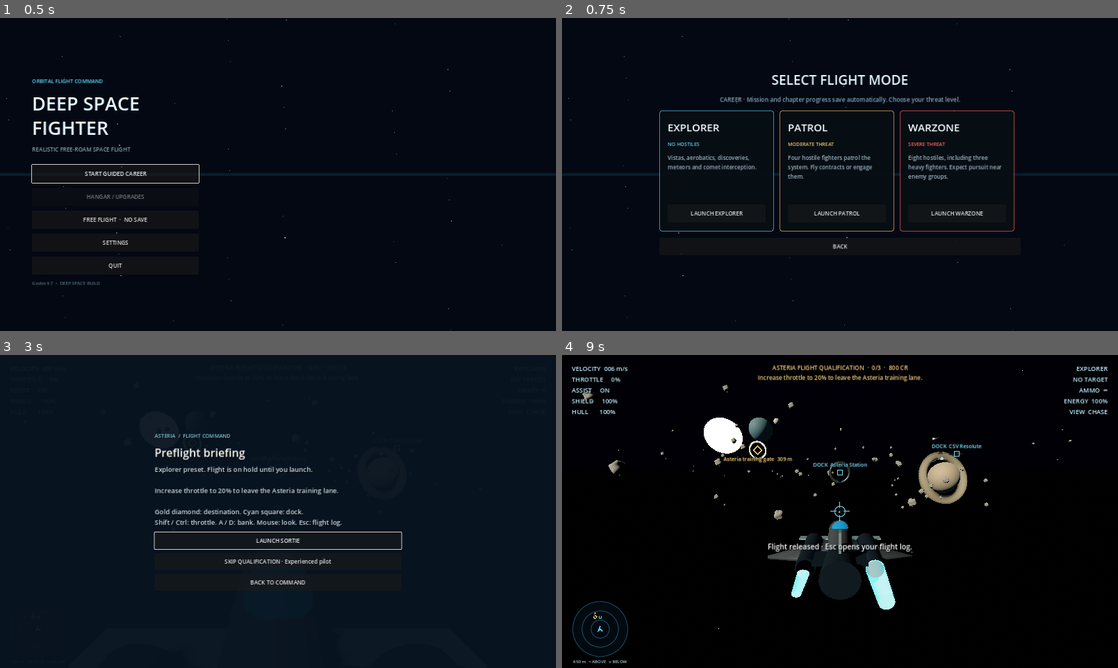
Above: before the commit, frames 1-4 (two rows, left to right).
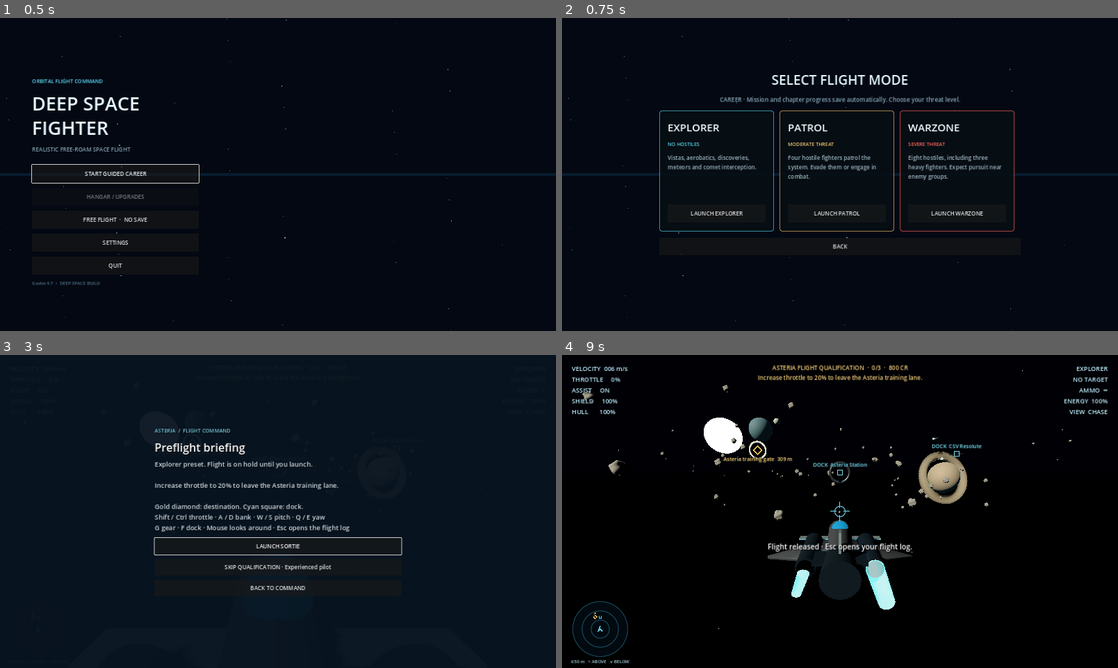
Above: after the commit, the same moments.

Repository: tanmayrastogi57/deep-space-fighter
Game: Godot game, scene res://scenes/main.tscn
The game is run twice, just before and just after one commit, with the same random seed, the same clock (stepped at 60 frames per second) and the same inputs.
Inputs:
- Up to frame 1 (0.5 s): no input
- Up to frame 2 (0.75 s): click "START GUIDED CAREER" at 0.5 s
- Up to frame 3 (3 s): click "BACK" at 1.25 s; click "START GUIDED CAREER" at 2 s; click "LAUNCH EXPLORER" at 2.75 s
- Up to frame 4 (9 s): click "BACK TO COMMAND" at 3.5 s; click "START GUIDED CAREER" at 4.25 s; click "START GUIDED CAREER" at 5 s; click "CONTINUE: ASTERIA FLIGHT QUAL…" at 5.75 s; click "CONTINUE: ASTERIA FLIGHT QUAL…" at 6.5 s; click "OK" at 7.25 s; click "LAUNCH EXPLORER" at 8 s; click "LAUNCH SORTIE" at 8.75 s

Frame 1 is identical in both runs. In frame 2, 0.2% of the frame differs, in the area x 40-57%, y 46-52%; in frame 3, 4.6%, in the area x 27-73%, y 23-76%; in frame 4, less than 0.1%.

Commit message:
test: verify first-flight menus, sandbox saves and release build

Diff:
--- a/src/game_world.gd
+++ b/src/game_world.gd
@@ -80,7 +80,7 @@
 	hud.pause_overlay.hide()
 	var text := "%s preset. Flight is on hold until you launch.\n\n" % mode.capitalize()
 	text += str(active_contract.get("description", "No assignment. Explore freely.")) + "\n\n"
-	text += "Gold diamond: destination. Cyan square: dock.\n%s / %s: throttle. %s / %s: bank. Mouse: look. Esc: flight log." % [InputSetup.key_hint("throttle_up"), InputSetup.key_hint("throttle_down"), InputSetup.key_hint("roll_left"), InputSetup.key_hint("roll_right")]
+	text += "Gold diamond: destination. Cyan square: dock.\n" + InputSetup.flight_hints()
 	var actions := {"launch": "LAUNCH SORTIE"}
 	if active_contract.get("type") == "QUALIFICATION":
 		actions.skip = "SKIP QUALIFICATION · Experienced pilot"
@@ -314,6 +314,8 @@
 
 
 func _build_objective_markers() -> void:
+	if not is_inside_tree() or is_queued_for_deletion():
+		return
 	if objective_root != null and is_instance_valid(objective_root):
 		objective_root.queue_free()
 	objective_root = Node3D.new()
--- a/src/main.gd
+++ b/src/main.gd
@@ -15,10 +15,11 @@
 
 
 func _show_menu(open_settings: bool = false) -> void:
-	Career.end_sandbox()
 	if game_world != null and is_instance_valid(game_world):
+		remove_child(game_world)
 		game_world.queue_free()
 		game_world = null
+	Career.end_sandbox()
 	menu = MainMenuScript.new()
 	menu.start_requested.connect(_start_game)
 	menu.quit_requested.connect(_quit)
--- a/src/systems/input_setup.gd
+++ b/src/systems/input_setup.gd
@@ -51,6 +51,13 @@
 	return str(action)
 
 
+static func flight_hints() -> String:
+	return "%s / %s throttle · %s / %s bank · %s / %s pitch · %s / %s yaw\n%s gear · %s dock · Mouse looks around · Esc opens the flight log" % [
+		key_hint("throttle_up"), key_hint("throttle_down"), key_hint("roll_left"), key_hint("roll_right"),
+		key_hint("pitch_down"), key_hint("pitch_up"), key_hint("yaw_left"), key_hint("yaw_right"),
+		key_hint("toggle_gear"), key_hint("interact")]
+
+
 static func _add_key(action: StringName, keycode: Key) -> void:
 	if not InputMap.has_action(action):
 		InputMap.add_action(action)
--- a/src/ui/hud.gd
+++ b/src/ui/hud.gd
@@ -101,7 +101,8 @@
 func set_paused(value: bool) -> void:
 	if value:
 		abandon_button.visible = not contract.is_empty() and not Career.sandbox
-		log_label.text = "FLIGHT LOG\n%s\nDestination: %s\n%s / %s throttle · %s / %s bank · %s gear · %s dock\nLast radio: %s" % [contract.get("description", "Explore at your own pace."), destination if destination != "" else "None assigned", InputSetup.key_hint("throttle_up"), InputSetup.key_hint("throttle_down"), InputSetup.key_hint("roll_left"), InputSetup.key_hint("roll_right"), InputSetup.key_hint("toggle_gear"), InputSetup.key_hint("interact"), recent_radio]
+		var fallback := "Explore at your own pace." if Career.sandbox else "Dock at the marked station to choose work."
+		log_label.text = "FLIGHT LOG\n%s\nDestination: %s\n%s\nLast radio: %s" % [contract.get("description", fallback), destination if destination != "" else "None assigned", InputSetup.flight_hints(), recent_radio]
 	pause_overlay.visible = value
 	if not value and pause_settings_overlay:
 		pause_settings_overlay.visible = false
--- a/src/ui/main_menu.gd
+++ b/src/ui/main_menu.gd
@@ -138,7 +138,7 @@
 	stack.add_child(subtitle)
 	stack.add_child(HSeparator.new())
 	if Career.has_career():
-		var task := str(Career.data.active_contract.get("title", "Asteria flight command"))
+		var task := str(Career.data.active_contract.get("title", "Dock for work"))
 		var continue_button := _button("CONTINUE: " + task.to_upper())
 		continue_button.pressed.connect(_show_modes.bind("continue"))
 		stack.add_child(continue_button)
@@ -187,7 +187,7 @@
 	cards.add_theme_constant_override("separation", 16)
 	stack.add_child(cards)
 	_add_mode_card(cards, "EXPLORER", "NO HOSTILES", "Vistas, aerobatics, discoveries,\nmeteors and comet interception.", Color("#54d5eb"))
-	_add_mode_card(cards, "PATROL", "MODERATE THREAT", "Four hostile fighters patrol the system. Fly contracts or engage them.", Color("#f0c369"))
+	_add_mode_card(cards, "PATROL", "MODERATE THREAT", "Four hostile fighters patrol the system. Evade them or engage in combat.", Color("#f0c369"))
 	_add_mode_card(cards, "WARZONE", "SEVERE THREAT", "Eight hostiles, including three heavy fighters. Expect pursuit near enemy groups.", Color("#ff655c"))
 	var back := _button("BACK")
 	back.custom_minimum_size = Vector2(260, 50)
--- a/src/ui/radar.gd
+++ b/src/ui/radar.gd
@@ -27,7 +27,7 @@
 	draw_polyline(ship, Color("#72e6ff"), 2.0, true)
 	if fighter == null or not is_instance_valid(fighter):
 		return
-	draw_string(ThemeDB.fallback_font, Vector2(0, size.y + 12), "650 m   ^ ABOVE   v BELOW", HORIZONTAL_ALIGNMENT_CENTER, size.x, 12, Color("#a5cfda"))
+	draw_string(ThemeDB.fallback_font, Vector2(0, size.y + 12), "%d m   ^ ABOVE   v BELOW" % int(range_meters), HORIZONTAL_ALIGNMENT_CENTER, size.x, 13, Color("#a5cfda"))
 	for hostile in get_tree().get_nodes_in_group("hostile"):
 		if hostile is not Node3D:
 			continue
@@ -62,3 +62,5 @@
 	var sign_y := -signf(height)
 	var p := pos + Vector2(0, 8 * sign_y)
 	draw_polyline(PackedVector2Array([p + Vector2(-3, 0), p + Vector2(0, 4 * sign_y), p + Vector2(3, 0)]), color, 1.5)
+	if pos.distance_to(size * 0.5) < 12.0:
+		draw_string(ThemeDB.fallback_font, p + Vector2(8, 3), "%+d m" % roundi(height), HORIZONTAL_ALIGNMENT_LEFT, -1, 11, color)
--- a/tests_godot/capture_test.gd
+++ b/tests_godot/capture_test.gd
@@ -16,14 +16,29 @@
 	var world := GameWorld.new()
 	world.configure("PATROL", true)
 	add_child(world)
+	await RenderingServer.frame_post_draw
+	var result := get_viewport().get_texture().get_image().save_png("res://.godot/preflight_capture.png")
+	world._operations_action("launch")
 	for _frame in 40:
 		await get_tree().process_frame
 	await RenderingServer.frame_post_draw
 	var image := get_viewport().get_texture().get_image()
-	var result := image.save_png(CAPTURE_PATH)
+	if result == OK:
+		result = image.save_png(CAPTURE_PATH)
+	world._set_paused(true)
+	await RenderingServer.frame_post_draw
+	if result == OK:
+		result = get_viewport().get_texture().get_image().save_png("res://.godot/log_capture.png")
+	world._set_assignment({})
+	world._open_board()
+	await get_tree().process_frame
+	await RenderingServer.frame_post_draw
+	if result == OK:
+		result = get_viewport().get_texture().get_image().save_png("res://.godot/jobs_capture.png")
 	if result != OK:
 		push_error("Could not save visual smoke capture: %s" % error_string(result))
 	world.queue_free()
+	Sound.shutdown()
 	await get_tree().process_frame
 	for suffix in ["", ".bak", ".tmp"]:
 		var candidate := ProjectSettings.globalize_path(TEST_SAVE_PATH + suffix)
--- a/tests_godot/menu_capture_test.gd
+++ b/tests_godot/menu_capture_test.gd
@@ -7,12 +7,17 @@
 
 func _capture() -> void:
 	InputSetup.install_defaults()
+	Career.save_path = "user://menu-capture-%d.json" % OS.get_process_id()
 	var menu := MainMenu.new()
 	add_child(menu)
 	for _frame in 8:
 		await get_tree().process_frame
 	await RenderingServer.frame_post_draw
 	var result := get_viewport().get_texture().get_image().save_png("res://.godot/menu_capture.png")
+	menu._show_modes("sandbox")
+	await get_tree().process_frame
+	await RenderingServer.frame_post_draw
+	result = result if result != OK else get_viewport().get_texture().get_image().save_png("res://.godot/modes_capture.png")
 	menu.show_settings()
 	await get_tree().process_frame
 	await RenderingServer.frame_post_draw
@@ -21,4 +26,5 @@
 	await get_tree().process_frame
 	await RenderingServer.frame_post_draw
 	result = result if result != OK else get_viewport().get_texture().get_image().save_png("res://.godot/hangar_capture.png")
+	Sound.shutdown()
 	get_tree().quit(0 if result == OK else 1)
--- /dev/null
+++ b/tests_godot/menu_flow.gd
@@ -0,0 +1,69 @@
+extends Node
+
+var failures: Array[String] = []
+var app: Node
+
+
+func _ready() -> void:
+	process_mode = PROCESS_MODE_ALWAYS
+	call_deferred("_run")
+
+
+func check(ok: bool, message: String) -> void:
+	if not ok:
+		failures.append(message)
+
+
+func press(parent: Node, prefix: String) -> void:
+	for button in parent.find_children("*", "Button", true, false):
+		if button.is_visible_in_tree() and button.text.begins_with(prefix):
+			button.pressed.emit()
+			return
+	check(false, "Missing visible button: " + prefix)
+
+
+func _run() -> void:
+	Career.save_path = "user://menu-flow-%d.json" % OS.get_process_id()
+	app = load("res://scenes/main.tscn").instantiate()
+	add_child(app)
+	press(app.menu, "START GUIDED")
+	await get_tree().process_frame
+	for button in app.menu.mode_panel.find_children("*", "Button", true, false):
+		check(button.get_viewport_rect().encloses(button.get_global_rect()), "Clipped mode control: " + button.text)
+	press(app.menu, "BACK")
+	press(app.menu, "FREE FLIGHT")
+	press(app.menu, "LAUNCH WARZONE")
+	check(Career.sandbox and app.game_world.mode == "WARZONE" and app.game_world.active_contract.is_empty(), "Back then practice has no career assignment")
+	await get_tree().process_frame
+	press(app.game_world.hud.operations, "BACK TO COMMAND")
+	check(not Career.has_career(), "Practice does not create a first career")
+	press(app.menu, "START GUIDED")
+	press(app.menu, "LAUNCH EXPLORER")
+	await get_tree().process_frame
+	check(app.game_world.active_contract.type == "QUALIFICATION", "Explorer starts the same guided chapter")
+	press(app.game_world.hud.operations, "SKIP QUALIFICATION")
+	check(app.game_world.paused and app.game_world.active_contract.type == "OVERLOOK" and Career.data.credits == 2500, "Skipping opens survey briefing without payment or automatic launch")
+	press(app.game_world.hud.operations, "BACK TO COMMAND")
+	var saved := FileAccess.get_file_as_bytes(Career.save_path)
+	var backup := FileAccess.get_file_as_bytes(Career.save_path + ".bak")
+	press(app.menu, "FREE FLIGHT")
+	press(app.menu, "LAUNCH PATROL")
+	await get_tree().process_frame
+	press(app.game_world.hud.operations, "LAUNCH SORTIE")
+	Career.add_credits(555)
+	app.game_world._exit_to_menu()
+	check(FileAccess.get_file_as_bytes(Career.save_path) == saved and FileAccess.get_file_as_bytes(Career.save_path + ".bak") == backup, "Practice round trip leaves career and backup byte-identical")
+	press(app.menu, "CONTINUE: CHART CALIGO")
+	press(app.menu, "LAUNCH PATROL")
+	await get_tree().process_frame
+	check(app.game_world.active_contract.type == "OVERLOOK" and not Career.sandbox, "Continue restores the named assignment")
+	app.game_world._exit_to_menu()
+	await get_tree().process_frame
+	for suffix in ["", ".bak", ".tmp"]:
+		if FileAccess.file_exists(Career.save_path + suffix):
+			DirAccess.remove_absolute(Career.save_path + suffix)
+	for message in failures:
+		push_error(message)
+	if failures.is_empty():
+		print("PASS: menu, mode selection, practice isolation, skip and continue")
+	get_tree().quit(0 if failures.is_empty() else 1)
--- /dev/null
+++ b/tests_godot/menu_flow.tscn
@@ -0,0 +1,6 @@
+[gd_scene load_steps=2 format=3]
+
+[ext_resource type="Script" path="res://tests_godot/menu_flow.gd" id="1"]
+
+[node name="MenuFlow" type="Node"]
+script = ExtResource("1")
Not shown, added: tests_godot/menu_flow.gd.uid
Not shown, changed: build.ps1
